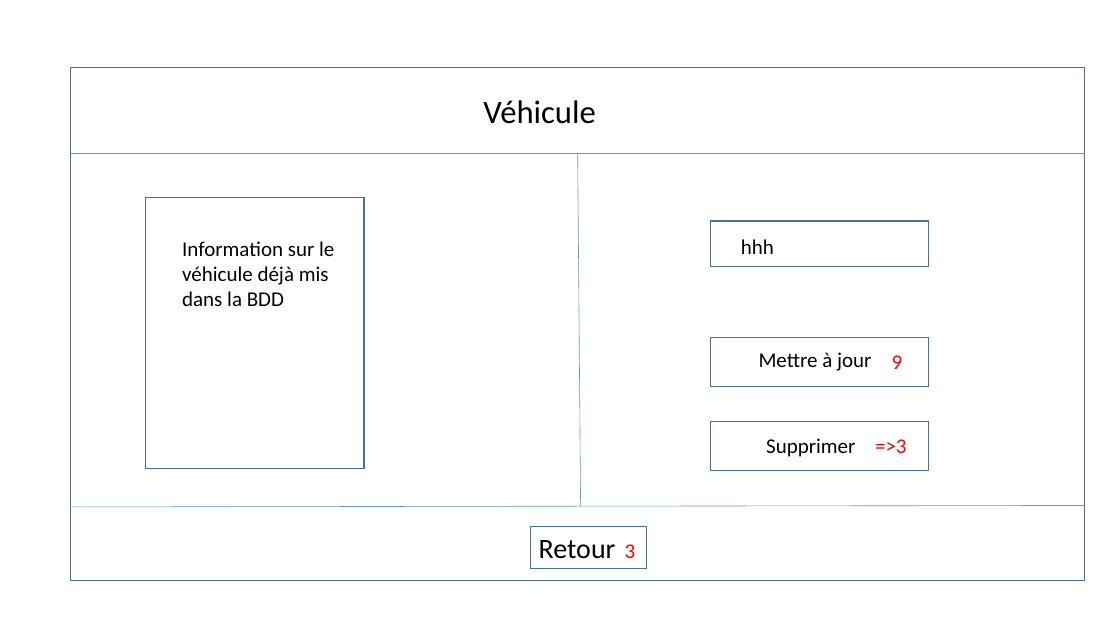
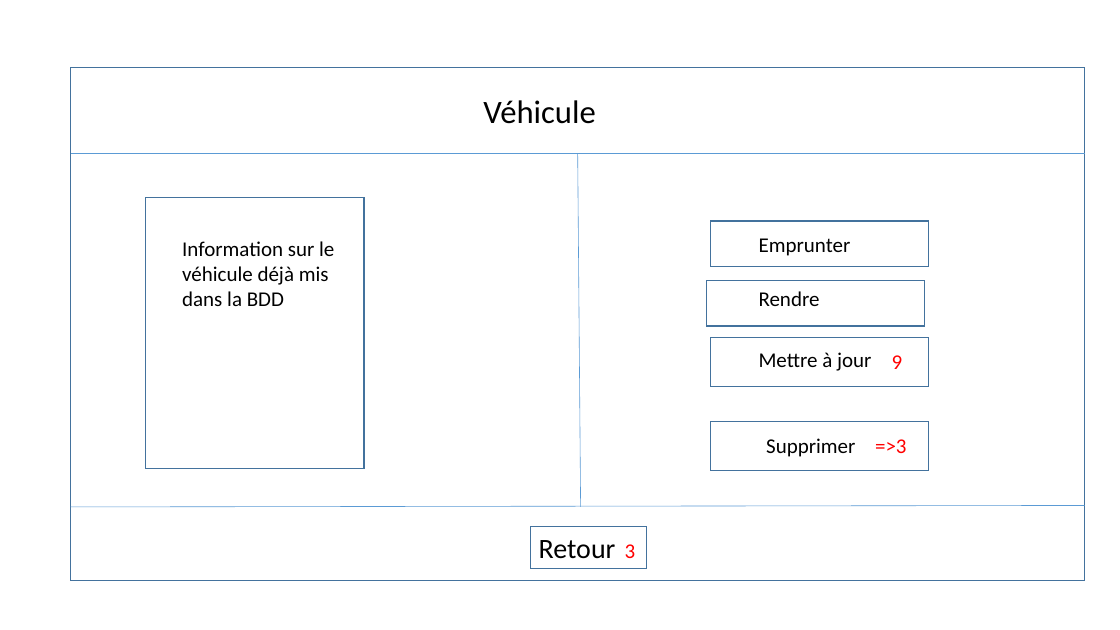
Before and after one commit to theaud/L3_project_java, a slide deck: slide 6 of src/Layout/Visuel_ecran.pptx. Drawn at 1120x630 pixels with LibreOffice and Linux fonts; fonts in the diff are those of the drawing. Boxes give left, top, right and bottom in pixels: in the first picture for what was removed or moved away, otherwise in the second. Text is boxed around its words. In the diff, an @@ line names an element or a change of style, - is before the commit and + after.

Commit message:
ppt

```diff
--- a/src/Layout/Visuel_ecran.pptx
+++ b/src/Layout/Visuel_ecran.pptx
@@ text added at box(759, 238, 851, 256), 18 pt, text #000000 @@
+Emprunter
@@ rectangle added at box(707, 281, 924, 326), outline #43739E 1 pt @@
@@ text at box(759, 291, 820, 306): text changed @@
-hhh
+Rendre
```
Also in this commit, not shown: 4 other slides changed, 1 slide added, 12 other files.
